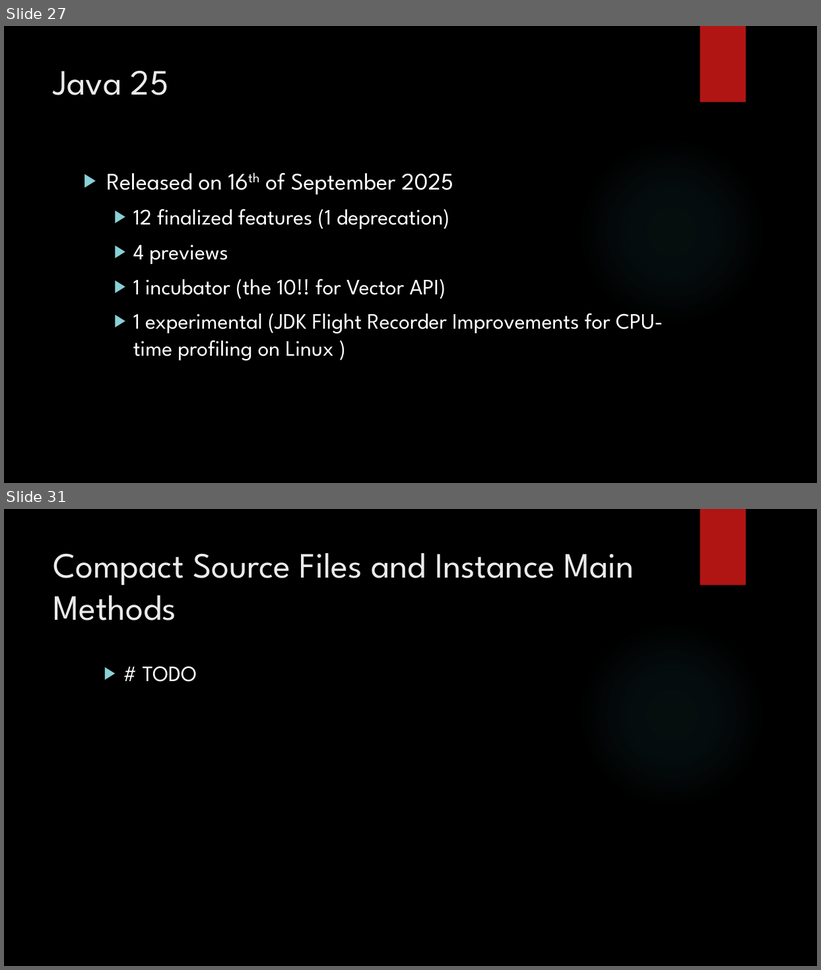
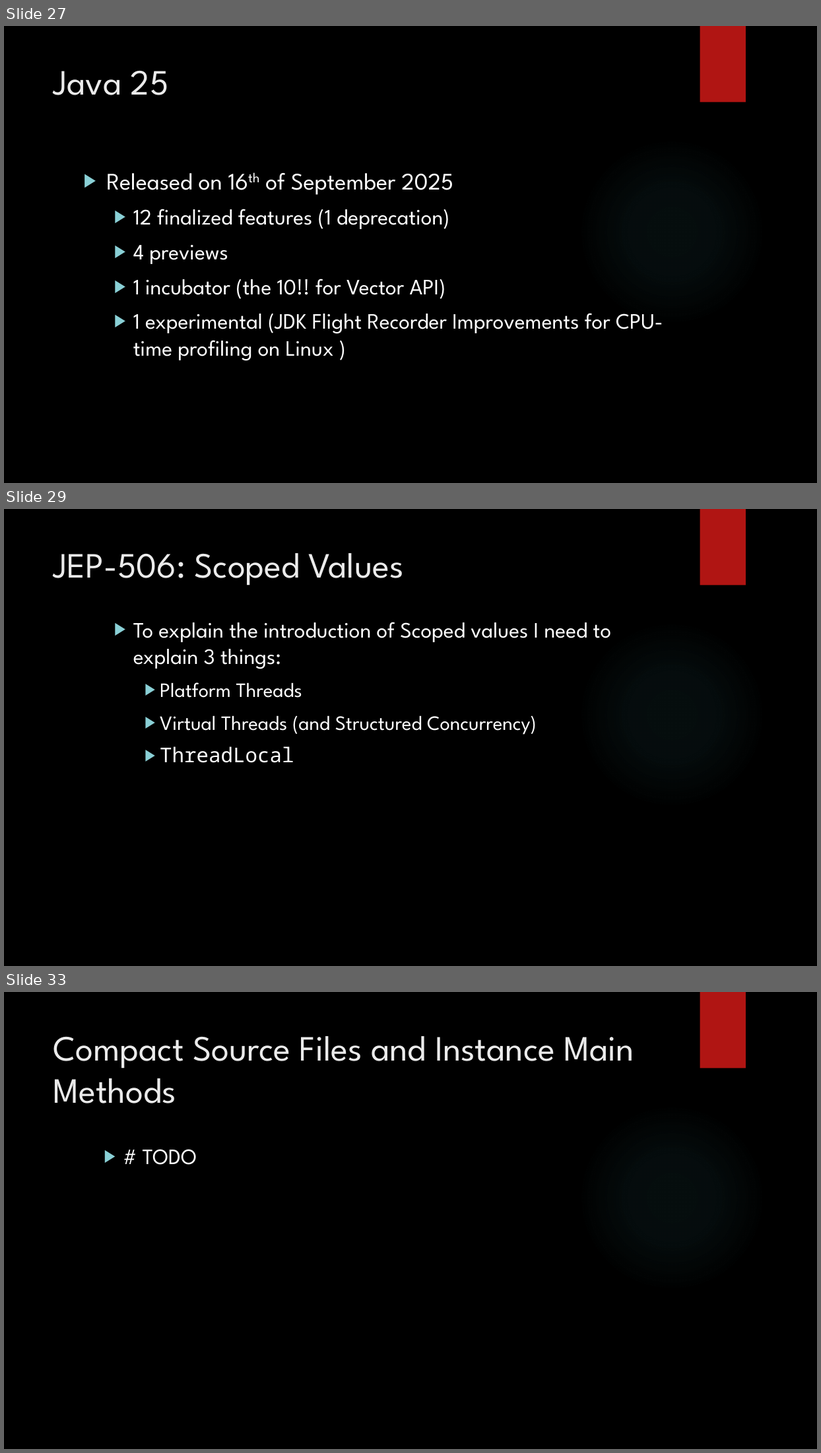
Before and after one commit to iuliana/jdk25-parent-project, a slide deck: maven4-java25-presentation.pptx. Shown one above the other, each under a label of ours: slides 27 and 31 before the commit, slides 27, 29 and 33 after it; the slides between them are not shown. The pictures are 821x970 and 821x1453 pixels, drawn with LibreOffice and Linux fonts; fonts in the diff are those of the drawing; background and template pictures are left out. Boxes give left, top, right and bottom in pixels: in the first picture for what was removed or moved away, otherwise in the second. Text is boxed around its words. In the diff, an @@ line names an element or a change of style, - is before the commit and + after.

Commit message:
005 added examples for Vts and scoped values

```diff
--- a/maven4-java25-presentation.pptx
+++ b/maven4-java25-presentation.pptx
@@ slide 29 added at [4,509,817,966], background picture (left out); not listed: 2 template elements that a slide beside it also shows @@
@@ title added at [54,553,403,586], 42 pt, text #EBEBEB @@
+JEP-506: Scoped Values
@@ text added at [133,622,612,763], 24 pt, text #FFFFFF @@
+  ▶ To explain the introduction of Scoped values I need to explain 3 things:
+    ▶ Platform Threads
+    ▶ Virtual Threads (and Structured Concurrency)
+    ▶ ThreadLocal
@@ what was slide 31 is now slide 33 @@
```
Also in this commit, not shown: 4 slides changed, 1 other slide added, 1 slide removed, 15 other files.
